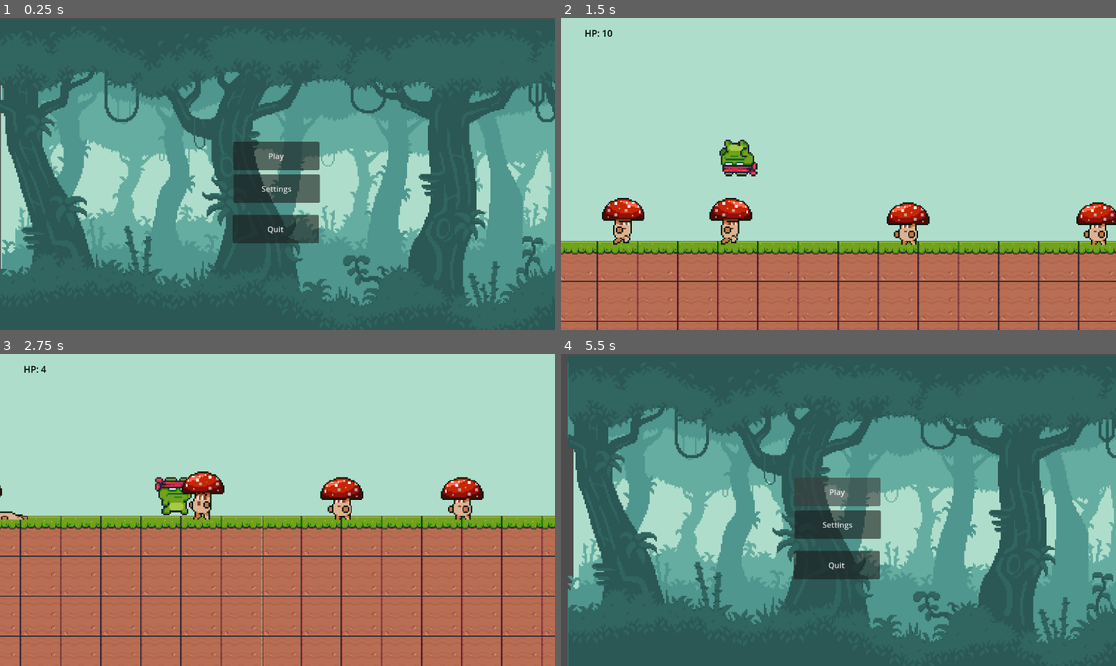
Above: before the commit, frames 1-4 (two rows, left to right).
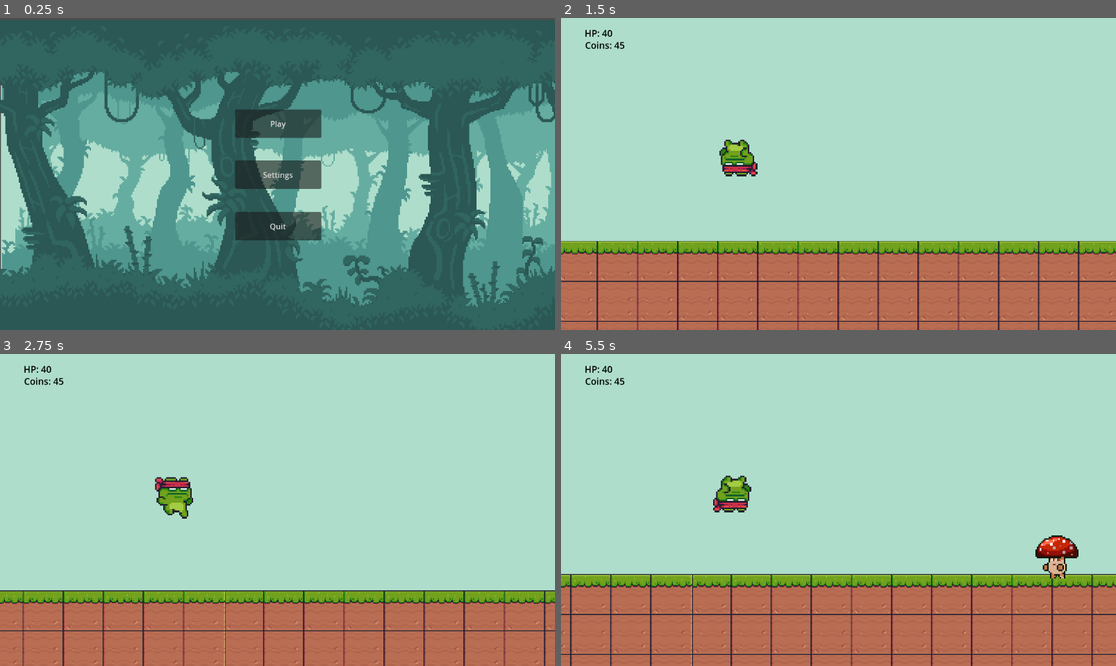
Above: after the commit, the same moments.

Repository: HassanAbdirahin/Frog-game
Game: Godot game, scene res://main.tscn
Same seed, same stepped clock (60 frames per second), same inputs: the game is played once before the commit and once after it.
Inputs:
- Up to frame 1 (0.25 s): no input
- Up to frame 2 (1.5 s): click "Play" at 0.5 s; tap Enter (ui_accept) at 1.25 s; hold Right (ui_right) from 1.28 s (still down)
- Up to frame 3 (2.75 s): keep holding Right (ui_right); tap Enter (ui_accept) at 1.52, 2.27 s
- Up to frame 4 (5.5 s): release Right (ui_right) at 2.78 s; hold Left (ui_left) 2.78-3.53 s; hold Right (ui_right) 3.53-5.03 s; tap Enter (ui_accept) at 3.77, 4.52, 5.27 s; hold Left (ui_left) from 5.03 s (still down)

The runs differ from the first frame. In frame 1, 3.8% of the frame differs, in the area x 41-58%, y 29-73%; in frame 2, 2.8%; in frame 3, 33%; in frame 4, 92%, in the area x 0-100%, y 0-100%.

Commit message:
added collectables

Diff:
--- a/HP.gd
+++ b/HP.gd
@@ -8,4 +8,4 @@
 
 # Called every frame. 'delta' is the elapsed time since the previous frame.
 func _process(delta):
-	text = "HP: " + str(get_node("../../Player/player").health)
+	text = "HP: " + str(Game.playerHP)
--- a/Player/player.gd
+++ b/Player/player.gd
@@ -1,9 +1,7 @@
 extends CharacterBody2D
-
 
 const SPEED = 300.0
 const JUMP_VELOCITY = -400.0
-var health = 10;
 
 # Get the gravity from the project settings to be synced with RigidBody nodes.
 var gravity = ProjectSettings.get_setting("physics/2d/default_gravity")
@@ -40,7 +38,7 @@
 	if velocity.y > 0 :
 		anim.play("fall");
 
-	if health <= 0:
+	if Game.playerHP <= 0:
 		queue_free();
 		get_tree().change_scene_to_file("res://main.tscn");
 
--- /dev/null
+++ b/coins/coins.gd
@@ -0,0 +1,11 @@
+extends Area2D
+
+
+func _on_body_entered(body):
+	if body.name == "player":
+		Game.coins += 5;
+		var tween = get_tree().create_tween();
+		var tween1 = get_tree().create_tween();
+		tween.tween_property(self, "position", position - Vector2(0,35), 0.3);
+		tween1.tween_property(self, "modulate:a", 0, 0.2);
+		tween.tween_callback(queue_free)
--- /dev/null
+++ b/coins/coins.tscn
@@ -0,0 +1,89 @@
+[gd_scene load_steps=13 format=3 uid="uid://djf56njmeqd12"]
+
+[ext_resource type="Texture2D" uid="uid://dqybss1nckv70" path="res://Assets/coin-Sheet.png" id="1_abhbx"]
+[ext_resource type="Script" path="res://coins/coins.gd" id="1_e643r"]
+
+[sub_resource type="CircleShape2D" id="CircleShape2D_fy71a"]
+radius = 10.0499
+
+[sub_resource type="AtlasTexture" id="AtlasTexture_ckllu"]
+atlas = ExtResource("1_abhbx")
+region = Rect2(0, 0, 32, 32)
+
+[sub_resource type="AtlasTexture" id="AtlasTexture_x5kel"]
+atlas = ExtResource("1_abhbx")
+region = Rect2(32, 0, 32, 32)
+
+[sub_resource type="AtlasTexture" id="AtlasTexture_f0jwq"]
+atlas = ExtResource("1_abhbx")
+region = Rect2(64, 0, 32, 32)
+
+[sub_resource type="AtlasTexture" id="AtlasTexture_ftush"]
+atlas = ExtResource("1_abhbx")
+region = Rect2(96, 0, 32, 32)
+
+[sub_resource type="AtlasTexture" id="AtlasTexture_yntgy"]
+atlas = ExtResource("1_abhbx")
+region = Rect2(128, 0, 32, 32)
+
+[sub_resource type="AtlasTexture" id="AtlasTexture_7pvw2"]
+atlas = ExtResource("1_abhbx")
+region = Rect2(160, 0, 32, 32)
+
+[sub_resource type="AtlasTexture" id="AtlasTexture_hvjj6"]
+atlas = ExtResource("1_abhbx")
+region = Rect2(192, 0, 32, 32)
+
+[sub_resource type="AtlasTexture" id="AtlasTexture_qopug"]
+atlas = ExtResource("1_abhbx")
+region = Rect2(224, 0, 32, 32)
+
+[sub_resource type="SpriteFrames" id="SpriteFrames_bg4af"]
+animations = [{
+"frames": [{
+"duration": 1.0,
+"texture": SubResource("AtlasTexture_ckllu")
+}, {
+"duration": 1.0,
+"texture": SubResource("AtlasTexture_x5kel")
+}, {
+"duration": 1.0,
+"texture": SubResource("AtlasTexture_f0jwq")
+}, {
+"duration": 1.0,
+"texture": SubResource("AtlasTexture_ftush")
+}, {
+"duration": 1.0,
+"texture": SubResource("AtlasTexture_yntgy")
+}, {
+"duration": 1.0,
+"texture": SubResource("AtlasTexture_7pvw2")
+}, {
+"duration": 1.0,
+"texture": SubResource("AtlasTexture_hvjj6")
+}, {
+"duration": 1.0,
+"texture": SubResource("AtlasTexture_qopug")
+}],
+"loop": true,
+"name": &"idle",
+"speed": 12.0
+}]
+
+[node name="Coins" type="Area2D"]
+z_index = 10
+scale = Vector2(1.86861, 1.86861)
+script = ExtResource("1_e643r")
+
+[node name="CollisionShape2D" type="CollisionShape2D" parent="."]
+shape = SubResource("CircleShape2D_fy71a")
+
+[node name="AnimatedSprite2D" type="AnimatedSprite2D" parent="."]
+position = Vector2(1, -1)
+sprite_frames = SubResource("SpriteFrames_bg4af")
+animation = &"idle"
+autoplay = "idle"
+frame = 7
+frame_progress = 0.551966
+
+[connection signal="body_entered" from="." to="." method="_on_body_entered"]
--- /dev/null
+++ b/collectables.gd
@@ -0,0 +1,9 @@
+extends Node2D
+
+
+var coins = preload("res://coins/coins.tscn");
+
+func _on_timer_timeout():
+	var coinsTemp = coins.instantiate();
+	coinsTemp.global_position = Vector2(128, 384)
+	add_child(coinsTemp);
--- a/game.tscn
+++ b/game.tscn
@@ -6,6 +6,7 @@
 [ext_resource type="Texture2D" uid="uid://dx1p3jqqjleul" path="res://Assets/Terrain/Terrain (16x16).png" id="4_jtv2d"]
 [ext_resource type="PackedScene" uid="uid://dn03qvavy8hlg" path="res://mushroom.tscn" id="5_k5ogy"]
 [ext_resource type="Script" path="res://HP.gd" id="6_ge0i0"]
+[ext_resource type="Script" path="res://collectables.gd" id="7_uxf72"]
 
 [sub_resource type="TileSetAtlasSource" id="TileSetAtlasSource_s6gwa"]
 texture = ExtResource("4_jtv2d")
@@ -380,6 +381,20 @@
 physics_layer_0/collision_layer = 1
 sources/1 = SubResource("TileSetAtlasSource_s6gwa")
 
+[sub_resource type="GDScript" id="GDScript_mfklb"]
+script/source = "extends Label
+
+
+# Called when the node enters the scene tree for the first time.
+func _ready():
+	pass # Replace with function body.
+
+
+# Called every frame. 'delta' is the elapsed time since the previous frame.
+func _process(delta):
+	text = \"Coins: \" + str(Game.coins)
+"
+
 [node name="Game" type="Node2D"]
 position = Vector2(-76, 145)
 
@@ -410,6 +425,7 @@
 scale = Vector2(1.78, 1.78)
 
 [node name="enemy" type="Node2D" parent="."]
+position = Vector2(1044, -46)
 
 [node name="Mushroom" parent="enemy" instance=ExtResource("5_k5ogy")]
 position = Vector2(649, 278)
@@ -440,3 +456,22 @@
 theme_override_font_sizes/font_size = 19
 text = "hello"
 script = ExtResource("6_ge0i0")
+
+[node name="coins" type="Label" parent="UI"]
+offset_left = 50.0
+offset_top = 43.0
+offset_right = 167.0
+offset_bottom = 102.0
+theme_override_colors/font_color = Color(0, 0, 0, 1)
+theme_override_font_sizes/font_size = 19
+text = "hello"
+script = SubResource("GDScript_mfklb")
+
+[node name="collectables" type="Node2D" parent="."]
+position = Vector2(76, -145)
+script = ExtResource("7_uxf72")
+
+[node name="Timer" type="Timer" parent="collectables"]
+autostart = true
+
+[connection signal="timeout" from="collectables/Timer" to="collectables" method="_on_timer_timeout"]
--- a/main.gd
+++ b/main.gd
@@ -1,7 +1,7 @@
 extends Node2D
 
 func _ready():
-	Util.saveGame();
+	#Util.saveGame();
 	Util.loadGame();
 
 func _on_quit_pressed():
--- a/main.tscn
+++ b/main.tscn
@@ -7,29 +7,33 @@
 script = ExtResource("1_aj6d8")
 
 [node name="Play" type="Button" parent="."]
-offset_left = 484.0
-offset_top = 257.0
-offset_right = 663.0
-offset_bottom = 316.0
+offset_left = 488.0
+offset_top = 190.0
+offset_right = 667.0
+offset_bottom = 249.0
 text = "Play"
+metadata/_edit_use_anchors_ = true
 
 [node name="Settings" type="Button" parent="."]
-offset_left = 485.0
-offset_top = 325.0
-offset_right = 664.0
-offset_bottom = 384.0
+offset_left = 488.0
+offset_top = 296.0
+offset_right = 667.0
+offset_bottom = 355.0
 text = "Settings"
+metadata/_edit_use_anchors_ = true
 
 [node name="Quit" type="Button" parent="."]
-offset_left = 483.0
-offset_top = 409.0
-offset_right = 662.0
-offset_bottom = 468.0
+offset_left = 488.0
+offset_top = 403.0
+offset_right = 667.0
+offset_bottom = 462.0
 text = "Quit"
+metadata/_edit_use_anchors_ = true
 
 [node name="BG" parent="." instance=ExtResource("2_y6drn")]
 offset = Vector2(0, -7.69)
 transform = Transform2D(1, 0, 0, 1, 0, -7.69)
+follow_viewport_enabled = true
 
 [connection signal="pressed" from="Play" to="." method="_on_play_pressed"]
 [connection signal="pressed" from="Settings" to="." method="_on_settings_pressed"]
--- a/mushroom.gd
+++ b/mushroom.gd
@@ -47,7 +47,7 @@
 
 func _on_player_collision_body_entered(body):
 	if body.name == "player":
-		body.health -= 3;
+		Game.playerHP -= 3;
 		death();
 
 func death():
--- a/mushroom.tscn
+++ b/mushroom.tscn
@@ -212,7 +212,7 @@
 }],
 "loop": false,
 "name": &"death",
-"speed": 10.0
+"speed": 20.0
 }, {
 "frames": [{
 "duration": 1.0,
Binary file removed: Assets/20 Enemies.png
Not shown: 1 places in game.tscn that only renumber resources
Not shown, changed: savegame.bin
